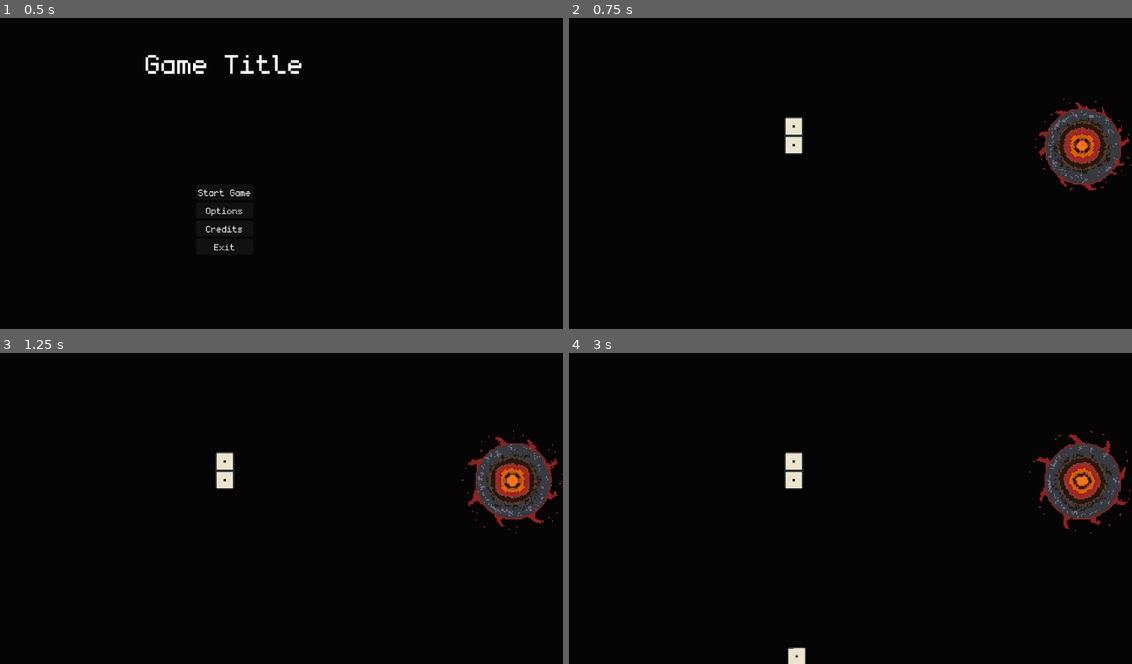
Above: before the commit, frames 1-4 (two rows, left to right).
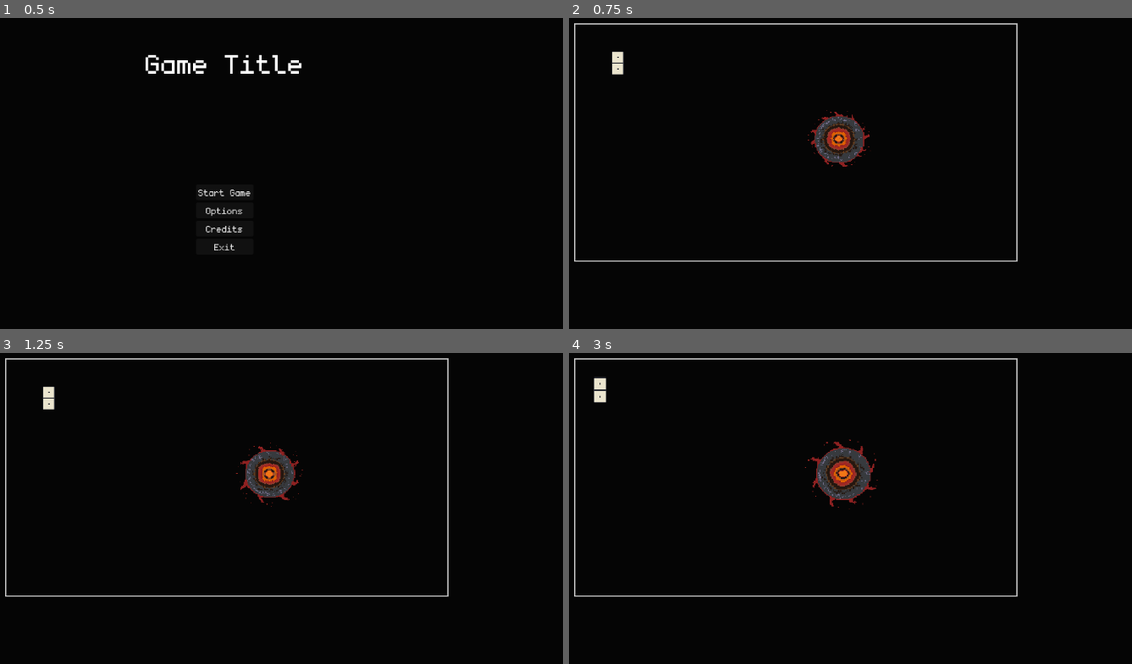
Above: after the commit, the same moments.

Repository: Juanxpeke/GD-BR2024
Game: Godot game, scene res://Core/GUI/MainMenu/main_menu.tscn
Two runs of this game, one before a commit and one after it. Both use one fixed random seed, a clock stepped at 60 frames per second and the inputs below.
Inputs (mouse positions are in pixels of both pictures, inside the frame that each line leads up to):
- Up to frame 1 (0.5 s): no input
- Up to frame 2 (0.75 s): click "Start Game" at 0.5 s
- Up to frame 3 (1.25 s): no input
- Up to frame 4 (3 s): move the mouse to (1081, 480) at 1.27 s; press the mouse at (1081, 480) at 1.28 s; tap Mouse wheel down (wheel_down) at 1.55, 2.1 s; move the mouse to (794, 626) at 2.02 s; release the mouse at (794, 626) at 2.03 s; click (794, 626) at 2.17 s; tap Mouse wheel up (wheel_up) at 2.3 s; move the mouse to (861, 390) at 2.77 s; hold Mouse wheel up (wheel_up) from 2.78 s (still down)

Frame 1 is identical in both runs. In frame 2, 6.0% of the frame differs, in the area x 0-100%, y 1-79%; in frame 3, 6.1%; in frame 4, 6.5%, in the area x 0-100%, y 1-100%.

Commit message:
Added new world logic and camera movement

Diff:
--- a/Core/Board/board.tscn
+++ /dev/null
@@ -1,16 +0,0 @@
-[gd_scene load_steps=3 format=3 uid="uid://b3kbu23fy2cjm"]
-
-[ext_resource type="Script" path="res://Core/Board/board.gd" id="1_m6nev"]
-[ext_resource type="PackedScene" uid="uid://ba78ji7uuaebr" path="res://Core/Board/placement_manager.tscn" id="2_qijtt"]
-
-[node name="Board" type="Node2D"]
-script = ExtResource("1_m6nev")
-
-[node name="StartPlacementManager" parent="." instance=ExtResource("2_qijtt")]
-unique_name_in_owner = true
-
-[node name="EndPlacementManager" parent="." instance=ExtResource("2_qijtt")]
-unique_name_in_owner = true
-
-[node name="Dominoes" type="Node2D" parent="."]
-unique_name_in_owner = true
--- a/Core/Board/placement_manager.tscn
+++ /dev/null
@@ -1,16 +0,0 @@
-[gd_scene load_steps=3 format=3 uid="uid://ba78ji7uuaebr"]
-
-[ext_resource type="Script" path="res://Core/Board/placement_manager.gd" id="1_kxe0s"]
-[ext_resource type="PackedScene" uid="uid://2bfvk1qmbvgr" path="res://Core/Board/placement_area.tscn" id="1_xrqw0"]
-
-[node name="PlacementManager" type="Node2D"]
-script = ExtResource("1_kxe0s")
-
-[node name="PlacementAreaUp" parent="." instance=ExtResource("1_xrqw0")]
-unique_name_in_owner = true
-
-[node name="PlacementAreaRight" parent="." instance=ExtResource("1_xrqw0")]
-unique_name_in_owner = true
-
-[node name="PlacementAreaLeft" parent="." instance=ExtResource("1_xrqw0")]
-unique_name_in_owner = true
--- a/Core/Domino/domino.gd
+++ b/Core/Domino/domino.gd
@@ -21,9 +21,9 @@
 	area.mouse_exited.connect(_on_mouse_exited)
 
 # Called every frame. 'delta' is the elapsed time since the previous frame
-func _process(delta: float) -> void:
+func _process(_delta: float) -> void:
 	if grabbed:
-		global_position = GameManager.get_mouse_world_position()
+		global_position = get_global_mouse_position()
 
 # Called on any input event
 func _input(event : InputEvent) -> void:
@@ -34,16 +34,24 @@
 		grabbing = false
 
 # Called on input event within the node
-func _on_input_event(viewport : Node, event : InputEvent, shape_idx : int) -> void:
+func _on_input_event(_viewport : Node, event : InputEvent, _shape_idx : int) -> void:
+	if event.is_action_pressed("right_click"):
+		print('RC in ', _viewport.name)
+	if event.is_action_released("right_click"):
+		print('UnRC in ', _viewport.name)
+
 	if not GameManager.current_match.is_turn_owner(GameManager.current_player):
+		print('NOT TURN OWNER')
 		return
 
 	if event.is_action_pressed("right_click") and not grabbing:
 		grabbed = true
 		grabbing = true
+		GameManager.current_player.set_grabbed_domino(self)
 	elif event.is_action_released("right_click"):
 		grabbed = false
 		grabbing = false
+		GameManager.current_player.clear_grabbed_domino()
 
 # Called when the mouse enters the node
 func _on_mouse_entered() -> void:
--- a/Core/Entity/Player/player.gd
+++ b/Core/Entity/Player/player.gd
@@ -1,5 +1,7 @@
 class_name Player
 extends Entity
+
+var grabbed_domino : Domino = null
 
 # Private
 
@@ -11,3 +13,14 @@
 # Called when the current turn ends
 func _on_turn_ended() -> void:
 	pass
+
+
+# Public
+
+# Sets the player grabbed domino
+func set_grabbed_domino(domino : Domino) -> void:
+	grabbed_domino = domino
+
+# Clears the player grabbed domino
+func clear_grabbed_domino() -> void:
+	grabbed_domino = null
--- a/Core/Hand/domino_layout_area.gd
+++ b/Core/Hand/domino_layout_area.gd
@@ -5,8 +5,6 @@
 
 var last_domino_entered : Domino = null
 var last_domino_exited : Domino = null
-
-var time : float = 0.0
 
 @onready var collision_shape : CollisionShape2D = %CollisionShape
 
@@ -29,8 +27,9 @@
 
 # Called on area exited
 func _on_area_exited(area : Area2D) -> void:
+	return
 	var domino = area.get_parent()
 	if domino is Domino and domino.grabbed and domino != last_domino_entered:
 		print('Domino exited from area: ', get_index())
 		last_domino_exited = domino
-		get_parent().get_parent().extract_domino_from_layout(get_index())
+		# get_parent().get_parent().extract_domino_from_layout(get_index())
--- a/Core/Hand/hand.gd
+++ b/Core/Hand/hand.gd
@@ -16,14 +16,11 @@
 	pass
 
 # Called every frame. 'delta' is the elapsed time since the previous frame
-func _process(delta : float) -> void:
+func _process(_delta : float) -> void:
 	pass
 
 # Updates the dominoes layout
 func _update_dominoes_layout() -> void:
-	for do in dominoes_layout_areas.get_children():
-		do.time = 0.0
-
 	var dominoes_layout_centers : Array[Vector2] = []
 	var initial_x_offset = DominoLayoutArea.AREA_SIZE.x * (1 - dominoes_layout.size()) / 2
 
--- a/Core/Match/match.gd
+++ b/Core/Match/match.gd
@@ -1,31 +1,32 @@
 class_name Match
-extends Node2D
+extends Control
 
 signal turn_ended
 
-const CAMERA_ZOOM_SPEED : float = 0.1
-
 var turn : int = 0
 
-@onready var camera := %Camera
-@onready var board := %Board
-@onready var deck := %Deck
-
-@onready var entities := %Entities
-@onready var player := %Player
+@onready var world_viewport_container : SubViewportContainer = %WorldViewportContainer
+@onready var entities : Node2D = %Entities
 
 # Private
 
 # Called when the node enters the scene tree for the first time
 func _ready() -> void:
+	world_viewport_container.mouse_entered.connect(_on_world_viewport_container_mouse_entered)
+	world_viewport_container.mouse_exited.connect(_on_world_viewport_container_mouse_exited)
 	GameManager.set_match(self)
 
-# Called on any input event
-func _input(event : InputEvent) -> void:
-	if event.is_action_pressed('wheel_up'):
-		camera.zoom += Vector2(CAMERA_ZOOM_SPEED, CAMERA_ZOOM_SPEED)
-	if event.is_action_pressed('wheel_down'):
-		camera.zoom -= Vector2(CAMERA_ZOOM_SPEED, CAMERA_ZOOM_SPEED)
+# Called when the mouse enters the world viewport container
+func _on_world_viewport_container_mouse_entered() -> void:
+	if GameManager.current_player.grabbed_domino == null: return
+
+	GameManager.current_player.grabbed_domino.reparent(GameManager.current_world)
+
+# Called when the mouse exits the world viewport container
+func _on_world_viewport_container_mouse_exited() -> void:
+	if GameManager.current_player.grabbed_domino == null: return
+
+	GameManager.current_player.grabbed_domino.reparent(GameManager.current_player)
 
 # Public
 
--- a/Core/Match/match.tscn
+++ b/Core/Match/match.tscn
@@ -1,34 +1,68 @@
-[gd_scene load_steps=6 format=3 uid="uid://jqq8ueul6hen"]
+[gd_scene load_steps=6 format=3 uid="uid://s013uq0tt34u"]
 
-[ext_resource type="Script" path="res://Core/Match/match.gd" id="1_gvxcp"]
-[ext_resource type="PackedScene" uid="uid://c44laowkuxfc4" path="res://Core/Entity/Player/player.tscn" id="3_3jmjl"]
-[ext_resource type="PackedScene" uid="uid://b3kbu23fy2cjm" path="res://Core/Board/board.tscn" id="3_36ug3"]
-[ext_resource type="PackedScene" uid="uid://dhpj4gs6e4p0f" path="res://Core/Entity/Boss/Bob/bob.tscn" id="5_k0w88"]
-[ext_resource type="PackedScene" uid="uid://p4kwvy8s0hs3" path="res://Core/Match/deck.tscn" id="5_l31hq"]
+[ext_resource type="Script" path="res://Core/Match/match.gd" id="1_4yfw0"]
+[ext_resource type="PackedScene" uid="uid://jqq8ueul6hen" path="res://Core/World/world.tscn" id="2_stmx5"]
+[ext_resource type="PackedScene" uid="uid://c44laowkuxfc4" path="res://Core/Entity/Player/player.tscn" id="3_b6cyj"]
+[ext_resource type="PackedScene" uid="uid://dhpj4gs6e4p0f" path="res://Core/Entity/Boss/Bob/bob.tscn" id="4_21v77"]
 
-[node name="Match" type="Node2D"]
-script = ExtResource("1_gvxcp")
+[sub_resource type="StyleBoxFlat" id="StyleBoxFlat_sqamv"]
+bg_color = Color(0.6, 0.6, 0.6, 0)
+border_width_left = 2
+border_width_top = 2
+border_width_right = 2
+border_width_bottom = 2
 
-[node name="Camera" type="Camera2D" parent="."]
+[node name="Match" type="Control"]
+layout_mode = 3
+anchors_preset = 15
+anchor_right = 1.0
+anchor_bottom = 1.0
+offset_left = -4.0
+offset_top = 3.0
+offset_right = -4.0
+offset_bottom = 3.0
+grow_horizontal = 2
+grow_vertical = 2
+mouse_filter = 1
+script = ExtResource("1_4yfw0")
+
+[node name="PanelContainer" type="PanelContainer" parent="."]
+layout_mode = 1
+anchors_preset = -1
+anchor_left = 0.179
+anchor_top = 0.19
+anchor_right = 0.834
+anchor_bottom = 0.818
+offset_left = -0.208008
+offset_top = -0.12001
+offset_right = 0.231934
+offset_bottom = -0.0640259
+grow_horizontal = 2
+grow_vertical = 2
+mouse_filter = 1
+theme_override_styles/panel = SubResource("StyleBoxFlat_sqamv")
+metadata/_edit_group_ = true
+
+[node name="WorldViewportContainer" type="SubViewportContainer" parent="PanelContainer"]
 unique_name_in_owner = true
-position = Vector2(576, 324)
+layout_mode = 2
 
-[node name="Board" parent="." instance=ExtResource("3_36ug3")]
-unique_name_in_owner = true
-position = Vector2(576, 318)
+[node name="WorldViewport" type="SubViewport" parent="PanelContainer/WorldViewportContainer"]
+handle_input_locally = false
+physics_object_picking = true
+size = Vector2i(750, 403)
+size_2d_override = Vector2i(1152, 648)
+size_2d_override_stretch = true
+render_target_update_mode = 4
 
-[node name="TopLayer" type="CanvasLayer" parent="."]
+[node name="World" parent="PanelContainer/WorldViewportContainer/WorldViewport" instance=ExtResource("2_stmx5")]
 
-[node name="Deck" parent="TopLayer" instance=ExtResource("5_l31hq")]
-unique_name_in_owner = true
-position = Vector2(1069, 337)
-
-[node name="Entities" type="Node2D" parent="TopLayer"]
+[node name="Entities" type="Node2D" parent="."]
 unique_name_in_owner = true
 
-[node name="Player" parent="TopLayer/Entities" instance=ExtResource("3_3jmjl")]
+[node name="Player" parent="Entities" instance=ExtResource("3_b6cyj")]
 unique_name_in_owner = true
-position = Vector2(580, 586)
+position = Vector2(346, 640)
 
-[node name="Bob" parent="TopLayer/Entities" instance=ExtResource("5_k0w88")]
-position = Vector2(571, 64)
+[node name="Bob" parent="Entities" instance=ExtResource("4_21v77")]
+position = Vector2(893, 41)
--- a/Core/Match/deck.gd
+++ b/Core/World/Deck/deck.gd
@@ -12,7 +12,7 @@
 
 # Called when the node enters the scene tree for the first time
 func _ready() -> void:
-	_init_deck()
+	_fill_deck()
 
 	deck.shuffle()
 	var new_domino = domino_scene.instantiate()
@@ -20,16 +20,14 @@
 
 	area.input_event.connect(_on_area_input_event)
 
-
 # Called on input event within the area
-func _on_area_input_event(viewport : Node, event : InputEvent, shape_idx : int) -> void:
+func _on_area_input_event(_viewport : Node, event : InputEvent, _shape_idx : int) -> void:
 	if not GameManager.current_match.is_turn_owner(GameManager.current_player):
 		return
 
 	if event.is_action_pressed("right_click"):
 		if deck.is_empty():
-			# TODO: Special end game logic (?)
-			return
+			_fill_deck()
 
 		deck.shuffle()
 		var new_domino = domino_scene.instantiate()
@@ -38,8 +36,8 @@
 
 		GameManager.current_match.end_turn()
 
-# Initializes the deck
-func _init_deck() -> void:
+# Fills the deck
+func _fill_deck() -> void:
 	for i in range(0, GameManager.MAX_DOTS + 1):
 		for j in range(0, GameManager.MAX_DOTS + 1):
 			if not Vector2i(j, i) in deck:
--- a/Core/Match/deck.tscn
+++ b/Core/World/Deck/deck.tscn
@@ -1,71 +1,71 @@
 [gd_scene load_steps=22 format=3 uid="uid://p4kwvy8s0hs3"]
 
-[ext_resource type="Script" path="res://Core/Match/deck.gd" id="1_recei"]
-[ext_resource type="PackedScene" uid="uid://lnky8im65wgg" path="res://Core/Domino/domino.tscn" id="2_xir6y"]
-[ext_resource type="Texture2D" uid="uid://cj0y3oam5unr" path="res://Assets/CustomPixelArt/PortalDispenser/DispenserPortalAnimation/DispenserBaseAnimation-Sheet.png" id="3_fn5k6"]
+[ext_resource type="Script" path="res://Core/World/Deck/deck.gd" id="1_crrof"]
+[ext_resource type="PackedScene" uid="uid://lnky8im65wgg" path="res://Core/Domino/domino.tscn" id="2_uah7y"]
+[ext_resource type="Texture2D" uid="uid://cj0y3oam5unr" path="res://Assets/CustomPixelArt/PortalDispenser/DispenserPortalAnimation/DispenserBaseAnimation-Sheet.png" id="3_u35eb"]
 
 [sub_resource type="AtlasTexture" id="AtlasTexture_yw1go"]
-atlas = ExtResource("3_fn5k6")
+atlas = ExtResource("3_u35eb")
 region = Rect2(0, 0, 128, 128)
 
 [sub_resource type="AtlasTexture" id="AtlasTexture_51xmm"]
-atlas = ExtResource("3_fn5k6")
+atlas = ExtResource("3_u35eb")
 region = Rect2(128, 0, 128, 128)
 
 [sub_resource type="AtlasTexture" id="AtlasTexture_ptkhm"]
-atlas = ExtResource("3_fn5k6")
+atlas = ExtResource("3_u35eb")
 region = Rect2(256, 0, 128, 128)
 
 [sub_resource type="AtlasTexture" id="AtlasTexture_d0msu"]
-atlas = ExtResource("3_fn5k6")
+atlas = ExtResource("3_u35eb")
 region = Rect2(384, 0, 128, 128)
 
 [sub_resource type="AtlasTexture" id="AtlasTexture_b2dkr"]
-atlas = ExtResource("3_fn5k6")
+atlas = ExtResource("3_u35eb")
 region = Rect2(512, 0, 128, 128)
 
 [sub_resource type="AtlasTexture" id="AtlasTexture_qao6b"]
-atlas = ExtResource("3_fn5k6")
+atlas = ExtResource("3_u35eb")
 region = Rect2(640, 0, 128, 128)
 
 [sub_resource type="AtlasTexture" id="AtlasTexture_cp12n"]
-atlas = ExtResource("3_fn5k6")
+atlas = ExtResource("3_u35eb")
 region = Rect2(768, 0, 128, 128)
 
 [sub_resource type="AtlasTexture" id="AtlasTexture_qg77r"]
-atlas = ExtResource("3_fn5k6")
+atlas = ExtResource("3_u35eb")
 region = Rect2(896, 0, 128, 128)
 
 [sub_resource type="AtlasTexture" id="AtlasTexture_gpc7o"]
-atlas = ExtResource("3_fn5k6")
+atlas = ExtResource("3_u35eb")
 region = Rect2(1024, 0, 128, 128)
 
 [sub_resource type="AtlasTexture" id="AtlasTexture_nb65f"]
-atlas = ExtResource("3_fn5k6")
+atlas = ExtResource("3_u35eb")
 region = Rect2(1152, 0, 128, 128)
 
 [sub_resource type="AtlasTexture" id="AtlasTexture_dbpkx"]
-atlas = ExtResource("3_fn5k6")
+atlas = ExtResource("3_u35eb")
 region = Rect2(1280, 0, 128, 128)
 
 [sub_resource type="AtlasTexture" id="AtlasTexture_ispt5"]
-atlas = ExtResource("3_fn5k6")
+atlas = ExtResource("3_u35eb")
 region = Rect2(1408, 0, 128, 128)
 
 [sub_resource type="AtlasTexture" id="AtlasTexture_a87uq"]
-atlas = ExtResource("3_fn5k6")
+atlas = ExtResource("3_u35eb")
 region = Rect2(1536, 0, 128, 128)
 
 [sub_resource type="AtlasTexture" id="AtlasTexture_fpkda"]
-atlas = ExtResource("3_fn5k6")
+atlas = ExtResource("3_u35eb")
 region = Rect2(1664, 0, 128, 128)
 
 [sub_resource type="AtlasTexture" id="AtlasTexture_tkenm"]
-atlas = ExtResource("3_fn5k6")
+atlas = ExtResource("3_u35eb")
 region = Rect2(1792, 0, 128, 128)
 
 [sub_resource type="AtlasTexture" id="AtlasTexture_klyy1"]
-atlas = ExtResource("3_fn5k6")
+atlas = ExtResource("3_u35eb")
 region = Rect2(1920, 0, 128, 128)
 
 [sub_resource type="SpriteFrames" id="SpriteFrames_jo1uw"]
@@ -128,8 +128,8 @@
 size = Vector2(150, 150)
 
 [node name="Deck" type="Node2D"]
-script = ExtResource("1_recei")
-domino_scene = ExtResource("2_xir6y")
+script = ExtResource("1_crrof")
+domino_scene = ExtResource("2_uah7y")
 
 [node name="Sprite" type="AnimatedSprite2D" parent="."]
 unique_name_in_owner = true
@@ -137,7 +137,7 @@
 scale = Vector2(2, 2)
 sprite_frames = SubResource("SpriteFrames_jo1uw")
 autoplay = "default"
-frame_progress = 0.895345
+frame_progress = 0.92243
 
 [node name="Area" type="Area2D" parent="."]
 unique_name_in_owner = true
--- /dev/null
+++ b/Core/World/Tower/board.tscn
@@ -0,0 +1,16 @@
+[gd_scene load_steps=3 format=3 uid="uid://b3kbu23fy2cjm"]
+
+[ext_resource type="Script" path="res://Core/World/Tower/board.gd" id="1_gav48"]
+[ext_resource type="PackedScene" uid="uid://ba78ji7uuaebr" path="res://Core/World/Tower/placement_manager.tscn" id="2_irrcj"]
+
+[node name="Board" type="Node2D"]
+script = ExtResource("1_gav48")
+
+[node name="StartPlacementManager" parent="." instance=ExtResource("2_irrcj")]
+unique_name_in_owner = true
+
+[node name="EndPlacementManager" parent="." instance=ExtResource("2_irrcj")]
+unique_name_in_owner = true
+
+[node name="Dominoes" type="Node2D" parent="."]
+unique_name_in_owner = true
--- a/Core/Board/placement_area.tscn
+++ b/Core/World/Tower/placement_area.tscn
@@ -1,6 +1,6 @@
 [gd_scene load_steps=4 format=3 uid="uid://2bfvk1qmbvgr"]
 
-[ext_resource type="Script" path="res://Core/Board/placement_area.gd" id="1_db43k"]
+[ext_resource type="Script" path="res://Core/World/Tower/placement_area.gd" id="1_db43k"]
 
 [sub_resource type="RectangleShape2D" id="RectangleShape2D_jp6we"]
 size = Vector2(64, 64)
--- /dev/null
+++ b/Core/World/Tower/placement_manager.tscn
@@ -0,0 +1,16 @@
+[gd_scene load_steps=3 format=3 uid="uid://ba78ji7uuaebr"]
+
+[ext_resource type="Script" path="res://Core/World/Tower/placement_manager.gd" id="1_h34fe"]
+[ext_resource type="PackedScene" uid="uid://2bfvk1qmbvgr" path="res://Core/World/Tower/placement_area.tscn" id="2_bikjv"]
+
+[node name="PlacementManager" type="Node2D"]
+script = ExtResource("1_h34fe")
+
+[node name="PlacementAreaUp" parent="." instance=ExtResource("2_bikjv")]
+unique_name_in_owner = true
+
+[node name="PlacementAreaRight" parent="." instance=ExtResource("2_bikjv")]
+unique_name_in_owner = true
+
+[node name="PlacementAreaLeft" parent="." instance=ExtResource("2_bikjv")]
+unique_name_in_owner = true
--- /dev/null
+++ b/Core/World/camera_movement_area.gd
@@ -0,0 +1,31 @@
+class_name CameraMovementArea
+extends Area2D
+
+const BASE_SPEED : float = 1.0
+const ACCELERATION_FACTOR : float = 1.5
+
+@export var movement_direction : Vector2
+
+var active : bool = false
+
+# Private
+
+# Called when the node enters the scene tree for the first time
+func _ready() -> void:
+	mouse_entered.connect(_on_mouse_entered)
+	mouse_exited.connect(_on_mouse_exited)
+
+# Called on each frame
+func _process(delta: float) -> void:
+	if active:
+		var mouse_distance = get_local_mouse_position().project(movement_direction.normalized()).length()
+		var speed = BASE_SPEED * pow(mouse_distance, ACCELERATION_FACTOR)
+		GameManager.current_camera.translate(movement_direction * speed * delta)
+
+# Called when the mouse enters
+func _on_mouse_entered() -> void:
+	active = true
+
+# Called when the mouse exits
+func _on_mouse_exited() -> void:
+	active = false
--- /dev/null
+++ b/Core/World/world.gd
@@ -0,0 +1,27 @@
+class_name World
+extends Node2D
+
+const CAMERA_ZOOM_VELOCITY : Vector2 = Vector2(0.1, 0.1)
+const CAMERA_ZOOM_MINIMUM : Vector2 = Vector2(0.1, 0.1)
+const CAMERA_ZOOM_MAXIMUM : Vector2 = Vector2(7.0, 7.0)
+
+@onready var camera := %Camera
+@onready var board := %Board
+@onready var deck := %Deck
+
+# Private
+
+# Called when the node enters the scene tree for the first time
+func _ready() -> void:
+	GameManager.set_world(self)
+
+# Called on any input event
+func _input(event : InputEvent) -> void:
+	if event.is_action_pressed('wheel_up'):
+		camera.zoom.x = min(camera.zoom.x + CAMERA_ZOOM_VELOCITY.x, CAMERA_ZOOM_MAXIMUM.x)
+		camera.zoom.y = min(camera.zoom.y + CAMERA_ZOOM_VELOCITY.y, CAMERA_ZOOM_MAXIMUM.y)
+	if event.is_action_pressed('wheel_down'):
+		camera.zoom.x = max(camera.zoom.x - CAMERA_ZOOM_VELOCITY.x, CAMERA_ZOOM_MINIMUM.x)
+		camera.zoom.y = max(camera.zoom.y - CAMERA_ZOOM_VELOCITY.y, CAMERA_ZOOM_MINIMUM.y)
+
+# Public
--- /dev/null
+++ b/Core/World/world.tscn
@@ -0,0 +1,69 @@
+[gd_scene load_steps=7 format=3 uid="uid://jqq8ueul6hen"]
+
+[ext_resource type="Script" path="res://Core/World/world.gd" id="1_vxdio"]
+[ext_resource type="PackedScene" uid="uid://b3kbu23fy2cjm" path="res://Core/World/Tower/board.tscn" id="3_36ug3"]
+[ext_resource type="PackedScene" uid="uid://p4kwvy8s0hs3" path="res://Core/World/Deck/deck.tscn" id="3_ivd2o"]
+[ext_resource type="Script" path="res://Core/World/camera_movement_area.gd" id="5_uh1ic"]
+
+[sub_resource type="RectangleShape2D" id="RectangleShape2D_btw54"]
+size = Vector2(1152, 80)
+
+[sub_resource type="RectangleShape2D" id="RectangleShape2D_vlmx3"]
+size = Vector2(80, 648)
+
+[node name="World" type="Node2D"]
+script = ExtResource("1_vxdio")
+
+[node name="Camera" type="Camera2D" parent="."]
+unique_name_in_owner = true
+position = Vector2(576, 324)
+
+[node name="Board" parent="." instance=ExtResource("3_36ug3")]
+unique_name_in_owner = true
+position = Vector2(111, 106)
+
+[node name="Deck" parent="." instance=ExtResource("3_ivd2o")]
+unique_name_in_owner = true
+position = Vector2(691, 316)
+
+[node name="TopLayer" type="CanvasLayer" parent="."]
+
+[node name="TopMovementArea" type="Area2D" parent="TopLayer"]
+position = Vector2(576, 80)
+script = ExtResource("5_uh1ic")
+movement_direction = Vector2(0, -1)
+metadata/_edit_group_ = true
+
+[node name="CollisionShape" type="CollisionShape2D" parent="TopLayer/TopMovementArea"]
+position = Vector2(0, -40)
+shape = SubResource("RectangleShape2D_btw54")
+
+[node name="RightMovementArea" type="Area2D" parent="TopLayer"]
+position = Vector2(1072, 324)
+script = ExtResource("5_uh1ic")
+movement_direction = Vector2(1, 0)
+metadata/_edit_group_ = true
+
+[node name="CollisionShape" type="CollisionShape2D" parent="TopLayer/RightMovementArea"]
+position = Vector2(40, 0)
+shape = SubResource("RectangleShape2D_vlmx3")
+
+[node name="BottomMovementArea" type="Area2D" parent="TopLayer"]
+position = Vector2(576, 568)
+script = ExtResource("5_uh1ic")
+movement_direction = Vector2(0, 1)
+metadata/_edit_group_ = true
+
+[node name="CollisionShape" type="CollisionShape2D" parent="TopLayer/BottomMovementArea"]
+position = Vector2(0, 40)
+shape = SubResource("RectangleShape2D_btw54")
+
+[node name="LeftMovementArea" type="Area2D" parent="TopLayer"]
+position = Vector2(80, 324)
+script = ExtResource("5_uh1ic")
+movement_direction = Vector2(-1, 0)
+metadata/_edit_group_ = true
+
+[node name="CollisionShape" type="CollisionShape2D" parent="TopLayer/LeftMovementArea"]
+position = Vector2(-40, 0)
+shape = SubResource("RectangleShape2D_vlmx3")
--- a/Global/game_manager.gd
+++ b/Global/game_manager.gd
@@ -1,6 +1,7 @@
 extends Node
 
 signal match_setted
+signal world_setted
 signal camera_setted
 signal board_setted
 signal player_setted
@@ -8,6 +9,7 @@
 const MAX_DOTS : int = 6
 
 var current_match : Match = null
+var current_world : World = null
 var current_camera : Camera2D = null
 var current_board : Board = null
 var current_player : Player = null
@@ -25,9 +27,14 @@
 
 # Sets the game match
 func set_match(amatch : Match) -> void:
-	set_camera(amatch.camera)
 	current_match = amatch
 	match_setted.emit()
+
+# Sets the game world
+func set_world(world : World) -> void:
+	set_camera(world.camera)
+	current_world = world
+	world_setted.emit()
 
 # Sets the game camera
 func set_camera(camera : Camera2D) -> void:
Renamed: Core/Board/board.gd -> Core/World/Tower/board.gd
Renamed: Core/Board/placement_area.gd -> Core/World/Tower/placement_area.gd
Renamed: Core/Board/placement_manager.gd -> Core/World/Tower/placement_manager.gd
